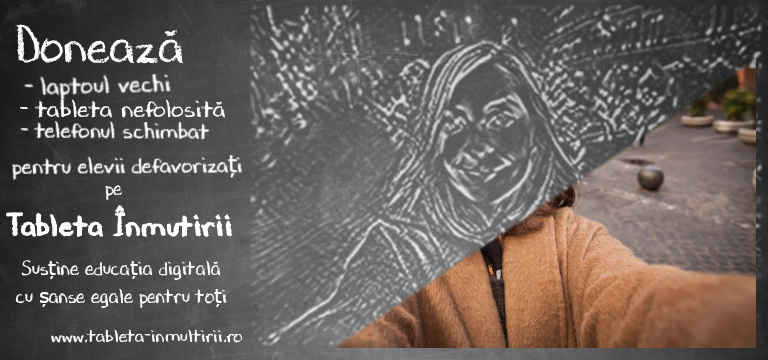
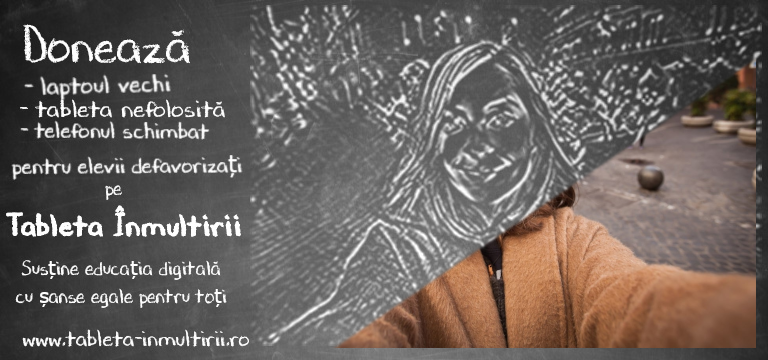
Comparing the layer stacks of the two 768 x 360 images. Changes:
added layer "9e474324-d4d7-4d56-b4cd-8b8a7edaddb7.jpg" above "blackboard_wide_2.png" over <box>16,0,768,352</box>
added layer "blackboard_wide_2.png" above "2.jpg.jpg" over <box>16,0,768,352</box>
